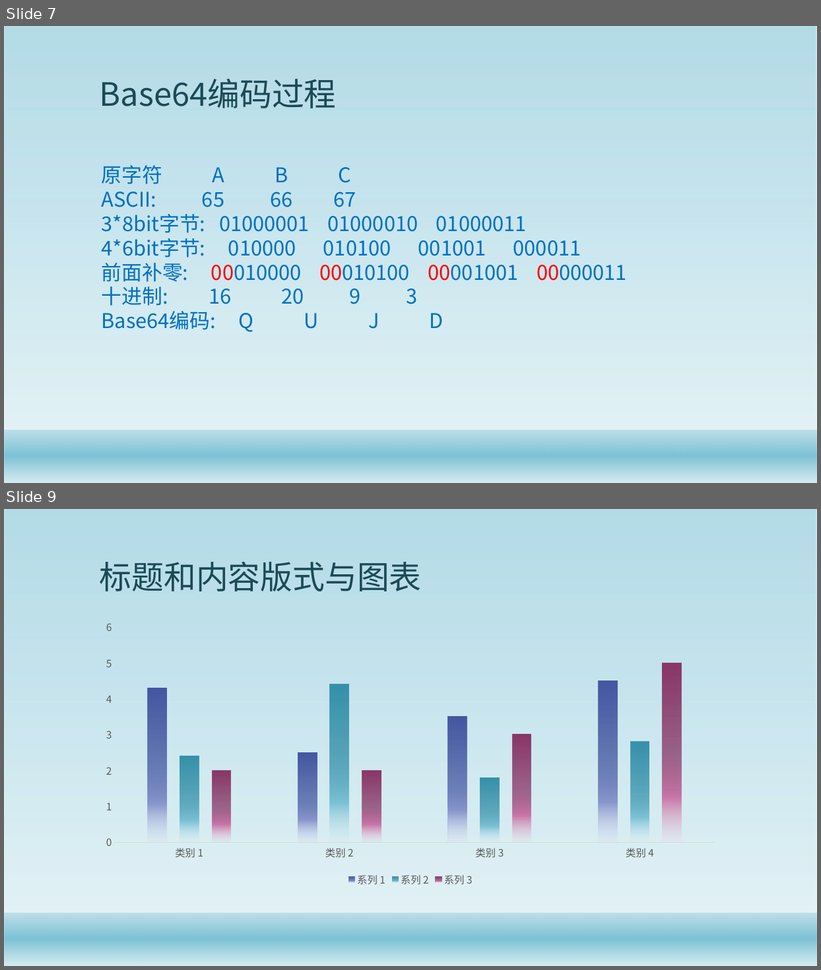
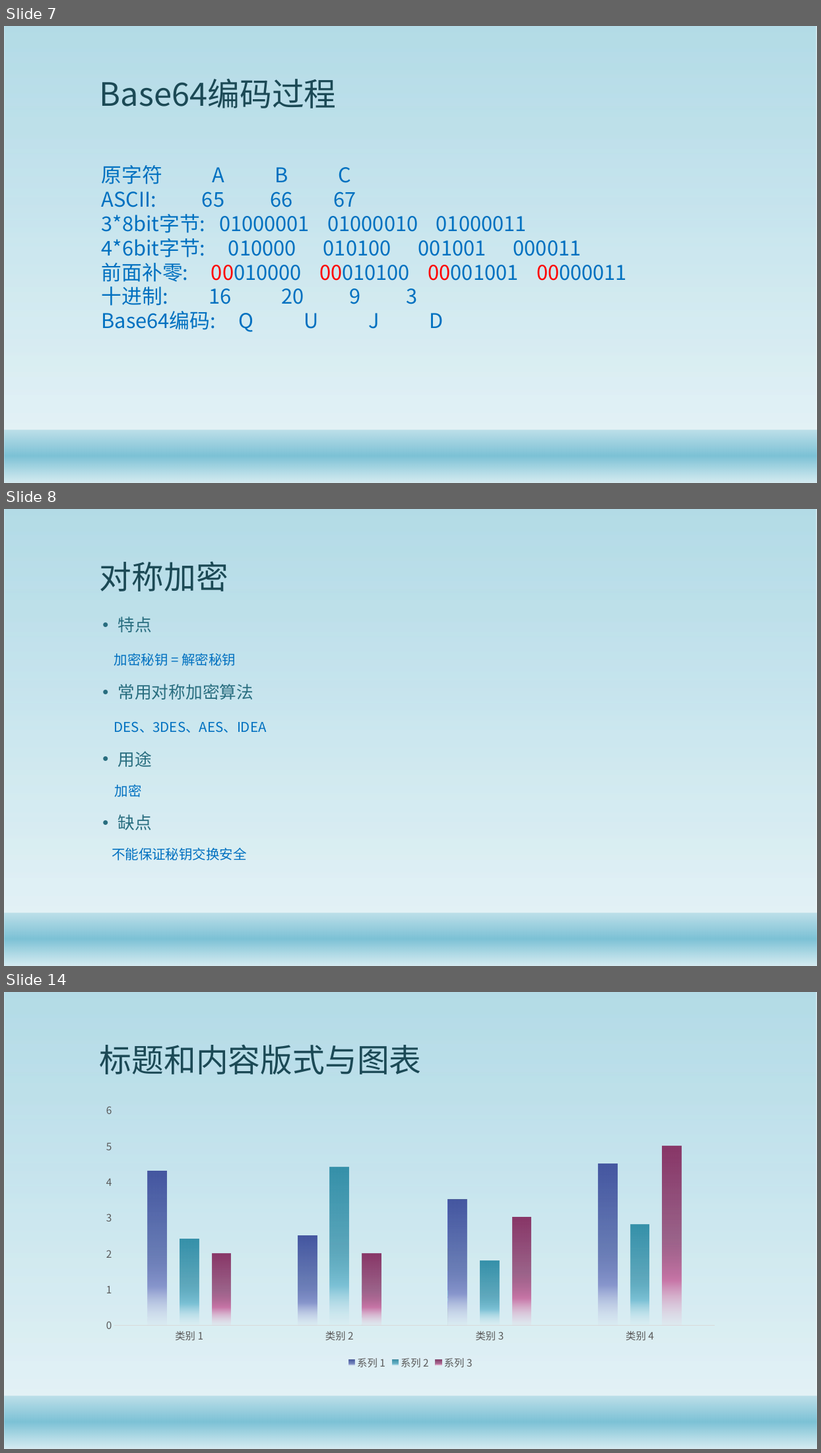
Before and after one commit to gaozhuo/java-security-doc, a slide deck: Java安全架构.pptx. Shown one above the other, each under a label of ours: slides 7 and 9 before the commit, slides 7, 8 and 14 after it; the slides between them are not shown. The pictures are 821x970 and 821x1453 pixels, drawn with LibreOffice and Linux fonts; fonts in the diff are those of the drawing; background and template pictures are left out. Boxes give left, top, right and bottom in pixels: in the first picture for what was removed or moved away, otherwise in the second. Text is boxed around its words. In the diff, an @@ line names an element or a change of style, - is before the commit and + after.

```diff
--- a/Java安全架构.pptx
+++ b/Java安全架构.pptx
@@ slide 8 added at [4, 509, 817, 966], background #FFFFFF; not listed: 2 template elements that a slide beside it also shows @@
@@ title added at [100, 561, 228, 591], 38 pt, text #1B4855 @@
+对称加密
@@ text added at [112, 617, 267, 861], 16 pt, text #0070C0 @@
+• 特点
+加密秘钥 = 解密秘钥
+• 常用对称加密算法
+DES、3DES、AES、IDEA
+• 用途
+加密
+• 缺点
+不能保证秘钥交换安全
@@ what was slide 9 is now slide 14 @@
```
Also in this commit, not shown: 1 slide changed, 4 other slides added, 15 other files.
